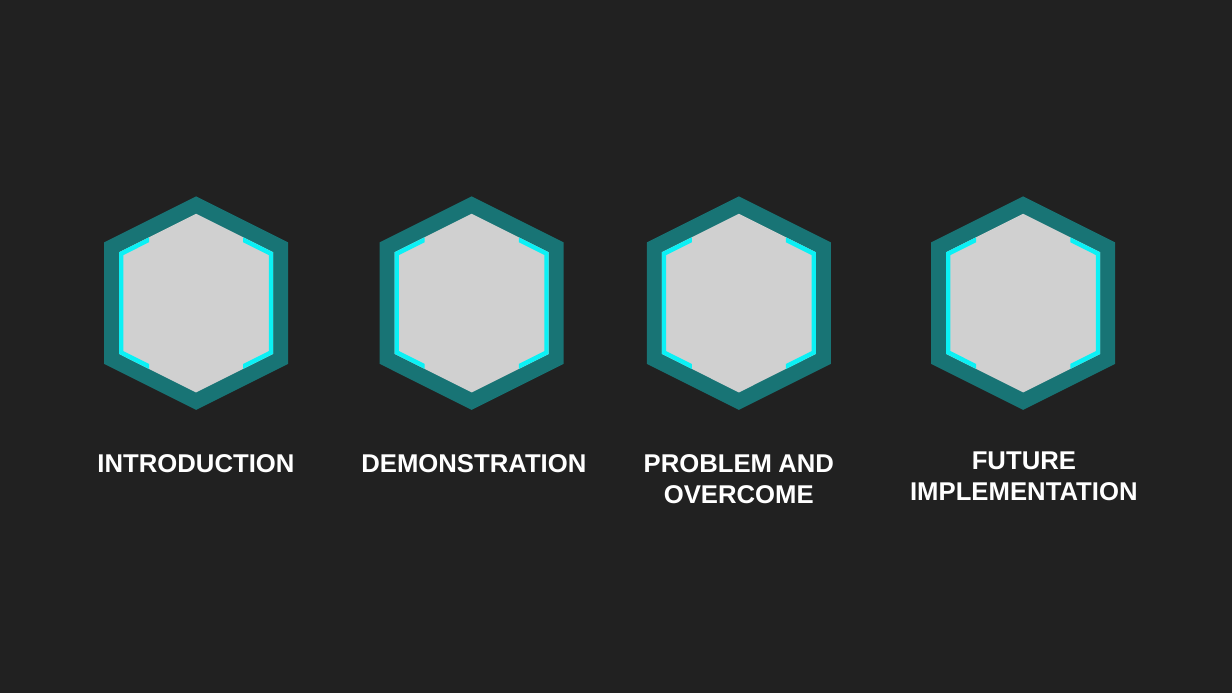
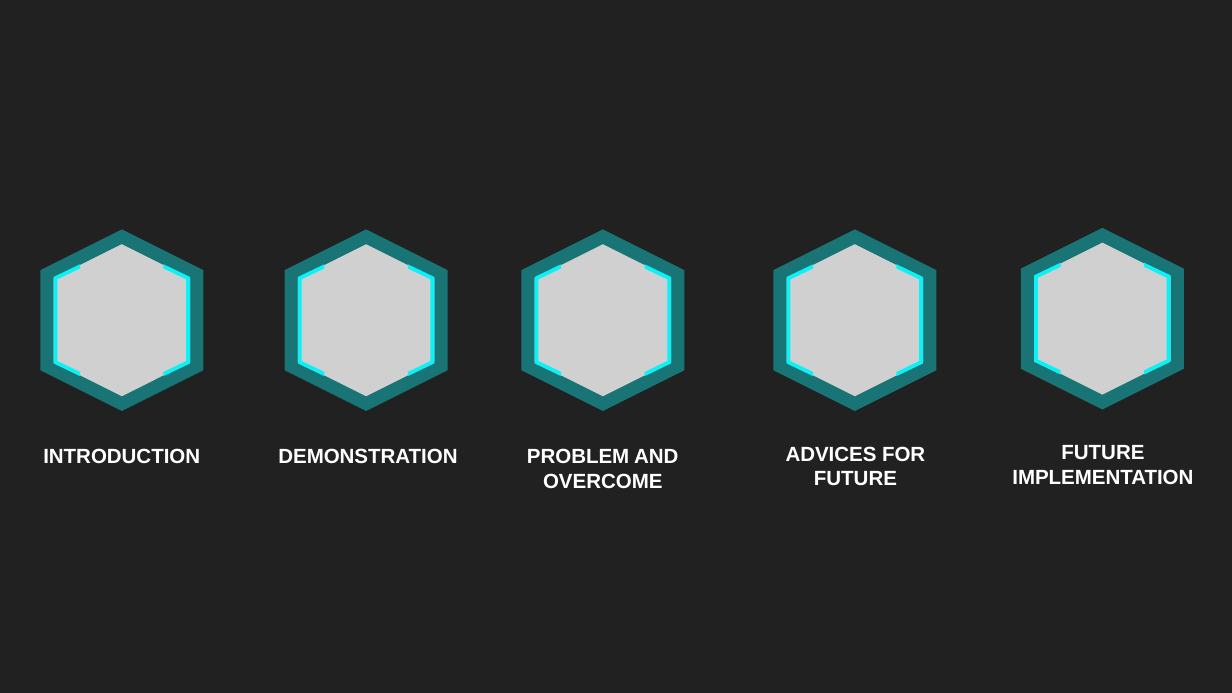
Before and after one commit to PasanSiriwardana/Robotics-project, a slide deck: slide 2 of Task 05/final presentation.pptx. Drawn at 1232x693 pixels with LibreOffice and Linux fonts; fonts in the diff are those of the drawing; grey boxes stand for pictures. Boxes give left, top, right and bottom in pixels: in the first picture for what was removed or moved away, otherwise in the second. Text is boxed around its words. In the diff, an @@ line names an element or a change of style, - is before the commit and + after.

```diff
--- a/Task 05/final presentation.pptx
+++ b/Task 05/final presentation.pptx
@@ hexagon: place and size @@
-hexagon at (104,196,288,409)
+hexagon at (41,229,204,411)
@@ hexagon: place and size @@
-hexagon at (380,196,564,409)
+hexagon at (285,229,448,411)
@@ hexagon: place and size @@
-hexagon at (647,196,831,409)
+hexagon at (521,229,685,411)
@@ hexagon added at (774,229,937,411), fill #0BF1F5 at 40% opacity @@
@@ hexagon: place and size @@
-hexagon at (932,196,1116,409)
+hexagon at (1021,228,1185,410)
@@ picture: place and size @@
-picture at (119,214,274,393)
+picture at (54,244,191,397)
@@ freeform shape: place and size @@
-freeform shape at (119,238,149,369)
+freeform shape at (54,264,80,376)
@@ freeform shape: place and size @@
-freeform shape at (243,238,273,369)
+freeform shape at (164,264,190,376)
@@ picture: place and size @@
-picture at (395,214,549,393)
+picture at (298,244,435,397)
@@ freeform shape: place and size @@
-freeform shape at (395,238,424,369)
+freeform shape at (298,264,324,376)
@@ freeform shape: place and size @@
-freeform shape at (518,238,548,369)
+freeform shape at (408,264,434,376)
@@ freeform shape: place and size @@
-freeform shape at (662,238,691,369)
+freeform shape at (534,264,561,376)
@@ picture: place and size @@
-picture at (662,214,816,393)
+picture at (535,244,671,397)
@@ freeform shape: place and size @@
-freeform shape at (787,238,816,369)
+freeform shape at (644,264,671,376)
@@ picture added at (787,244,924,397) @@
@@ freeform shape added at (787,264,813,376), fill #0BF1F5 @@
@@ freeform shape added at (897,264,923,376), fill #0BF1F5 @@
@@ freeform shape: place and size @@
-freeform shape at (946,238,976,369)
+freeform shape at (1034,262,1061,374)
@@ picture: place and size @@
-picture at (946,214,1101,393)
+picture at (1035,243,1171,395)
@@ freeform shape: place and size @@
-freeform shape at (1070,238,1100,369)
+freeform shape at (1144,262,1171,374)
@@ text "INTRODUCTION": place and size @@
-text "INTRODUCTION" at (97,454,294,473)
+text "INTRODUCTION" at (43,448,200,463)
@@ text "DEMONSTRATION": place and size @@
-text "DEMONSTRATION" at (361,454,586,473)
+text "DEMONSTRATION" at (278,448,457,463)
@@ size 20 to 16 pt in 4 elements at (43,448,200,463), (1012,445,1193,484), (278,448,457,463), (527,448,678,488) @@
@@ text "PROBLEM AND OVERCOME": place and size @@
-text "PROBLEM AND OVERCOME" at (644,454,834,504)
+text "PROBLEM AND OVERCOME" at (527,448,678,488)
@@ text added at (786,446,925,486), 16 pt, text #FFFFFF, bold @@
+ADVICES FOR FUTURE
@@ text "FUTURE IMPLEMENTATION": place and size @@
-text "FUTURE IMPLEMENTATION" at (910,451,1137,501)
+text "FUTURE IMPLEMENTATION" at (1012,445,1193,484)
```
Also in this commit, not shown: 1 other slide changed, 5 other files.
